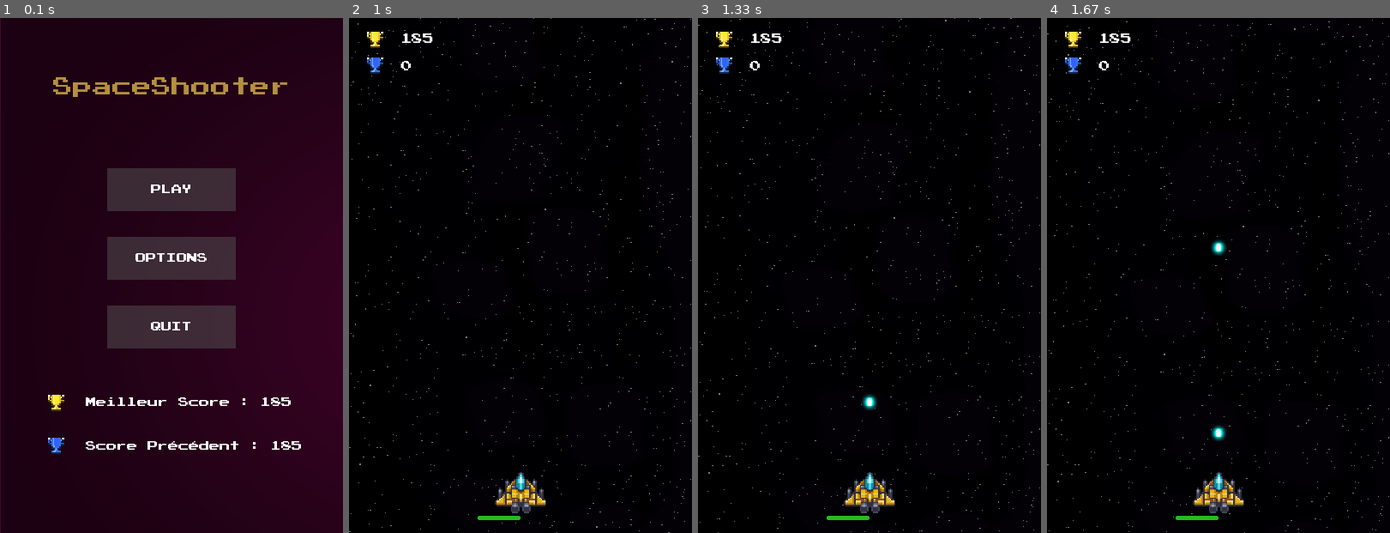
Above: before the commit, frames 1-4 (left to right).
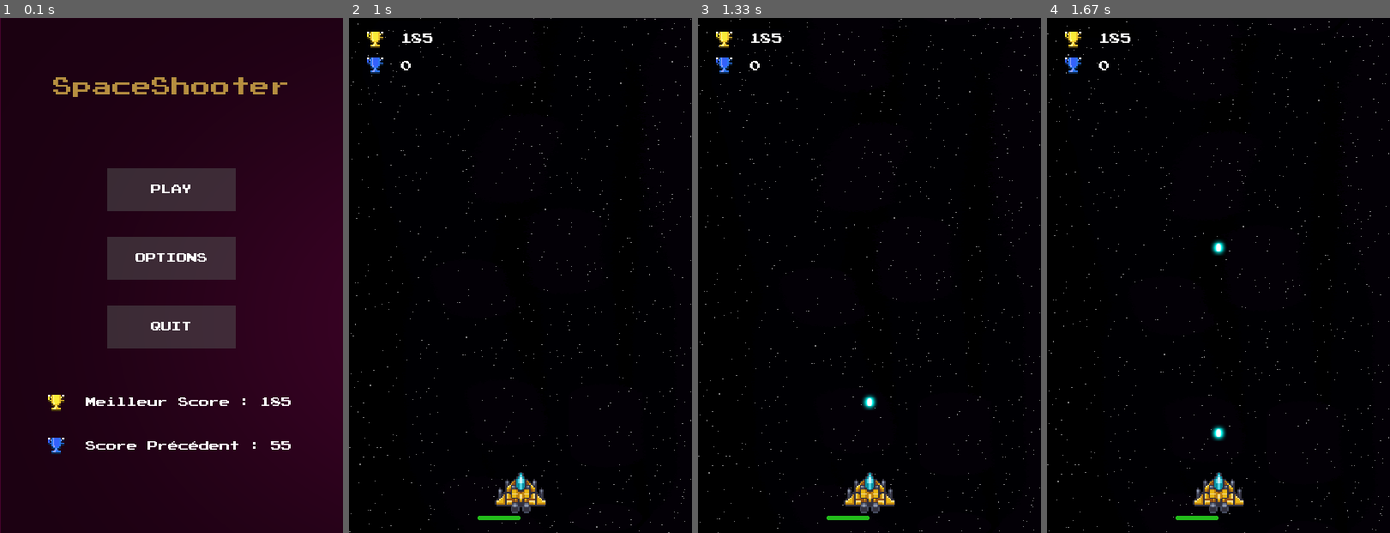
Above: after the commit, the same moments.

Repository: Fabien-crypto/SpaceShooter
Game: pygame game, started from main.py
The game is run twice, just before and just after one commit, with the same random seed, the same clock (stepped at 60 frames per second) and the same inputs.
Inputs:
- Up to frame 1 (0.1 s): no input
- Up to frame 2 (1 s): click "PLAY" at 0.88 s
- Up to frame 3 (1.33 s): tap Space at 1.17 s
- Up to frame 4 (1.67 s): tap Space at 1.57 s

The runs differ from the first frame. In frame 1, less than 0.1% of the frame differs, in the area x 79-88%, y 82-84%; in frame 2, nothing differs; in frame 3, nothing differs; in frame 4, nothing differs.

Commit message:
suppression de quelque ligne

Diff:
--- a/main.py
+++ b/main.py
@@ -546,11 +546,10 @@
     #Chargement de notre jeu#
     game = Game()
 
-
+    #Chargement image pour score et bestscore#
     best_score = pygame.image.load('assets/icon/best_score.png')
     prec_score = pygame.image.load('assets/icon/prec_score.png')
     bestscore_TEXT = get_font(13).render(saveread("bestscore"), True, "white" )
-    screen.blit(prec_score,(55,488))
 
     # Boucle jeu #
     running = True
--- a/scores.txt
+++ b/scores.txt
@@ -1,5 +1,5 @@
 185
-185
+55
 0.5
 250
 0.5
